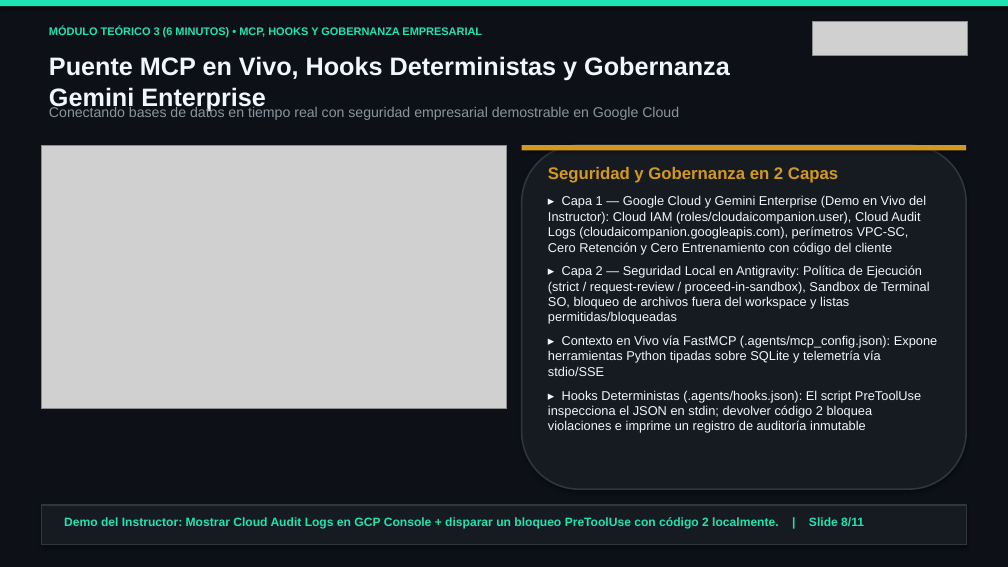
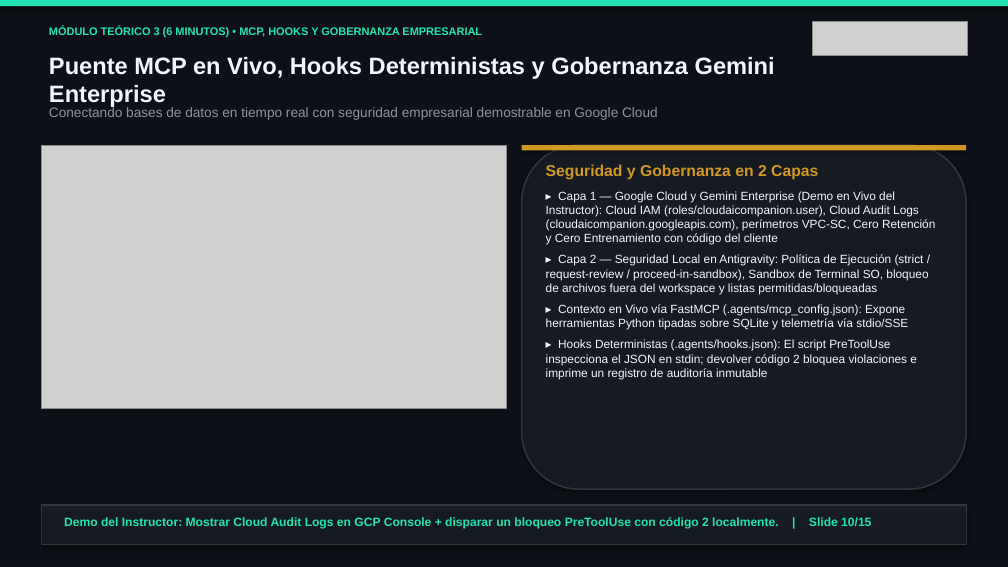
Before and after one commit to tryolabs/antigravity-workshop-telecom, a slide deck: slide 10 of slides/antigravity_telecom_workshop_es.pptx (slide 8 before the commit). Drawn at 1008x567 pixels with LibreOffice and Linux fonts; fonts in the diff are those of the drawing; grey boxes stand for pictures. Boxes give left, top, right and bottom in pixels: in the first picture for what was removed or moved away, otherwise in the second. Text is boxed around its words. In the diff, an @@ line names an element or a change of style, - is before the commit and + after.

```diff
--- a/slides/antigravity_telecom_workshop_es.pptx
+++ b/slides/antigravity_telecom_workshop_es.pptx
@@ text "Puente MCP en Vivo, Hooks ..." at box(49, 57, 775, 107): size 24 to 22.5 pt @@
@@ text "Conectando bases de datos en ..." at box(49, 106, 658, 120): size 13.5 to 13 pt @@
@@ text "Seguridad y Gobernanza en 2 ..." at box(546, 164, 935, 380): size 16 to 15 pt in "Seguridad y Gobernanza en 2 Capas"; size 12.2 to 11.3 pt; less space between paragraphs @@
@@ text at box(64, 517, 871, 528): text changed @@
-Demo del Instructor: Mostrar Cloud Audit Logs en GCP Console + disparar un bloqueo PreToolUse con código 2 localmente. | Slide 8/11
+Demo del Instructor: Mostrar Cloud Audit Logs en GCP Console + disparar un bloqueo PreToolUse con código 2 localmente. | Slide 10/15
```
Also in this commit, not shown: 10 other slides changed, 4 slides added, 33 other files.
